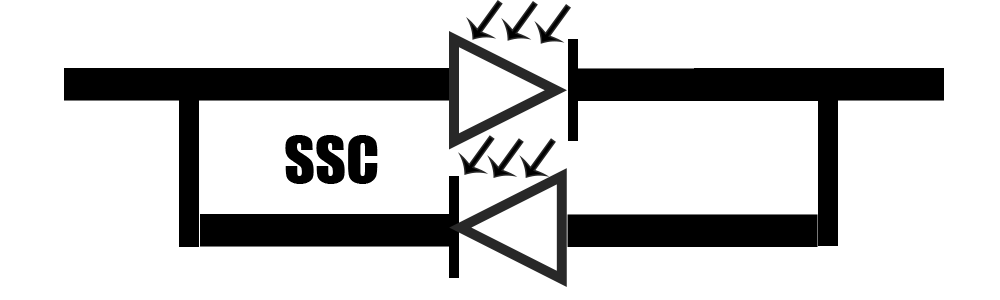
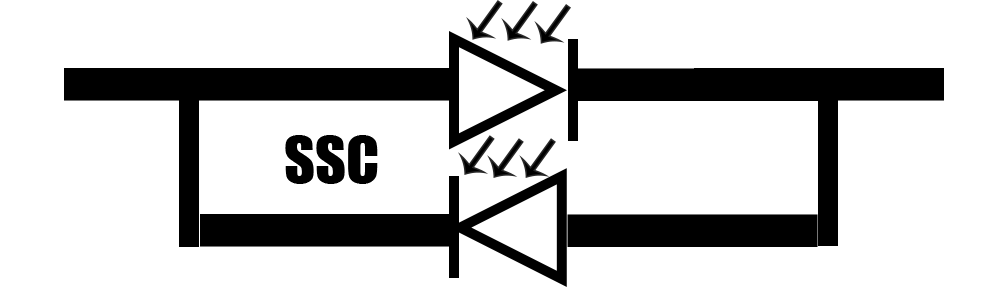
Layers edited between the first and the second 1000px x 300px image:
painted on "Polígono 3" over [449, 31, 567, 287]
